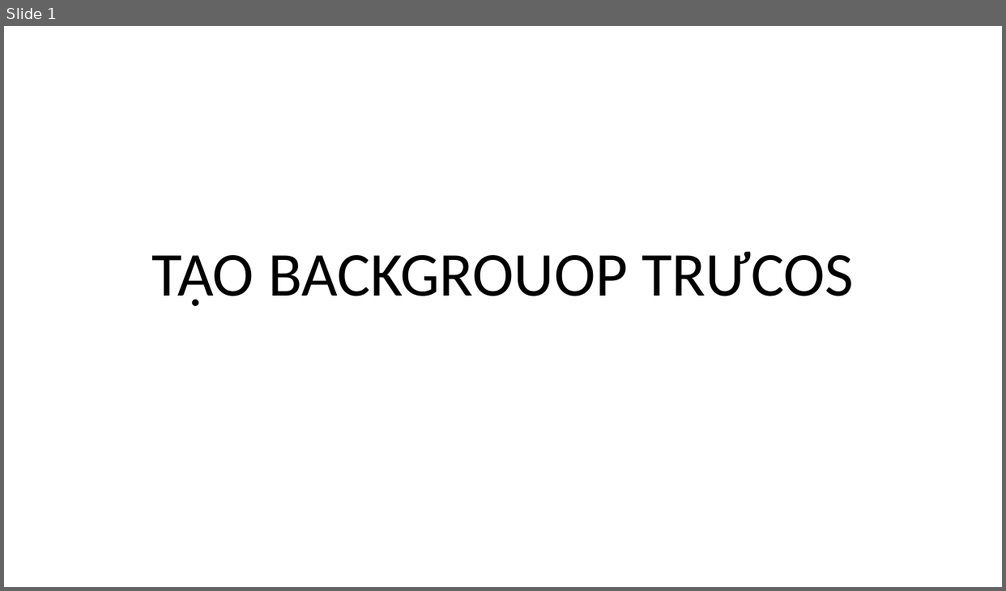
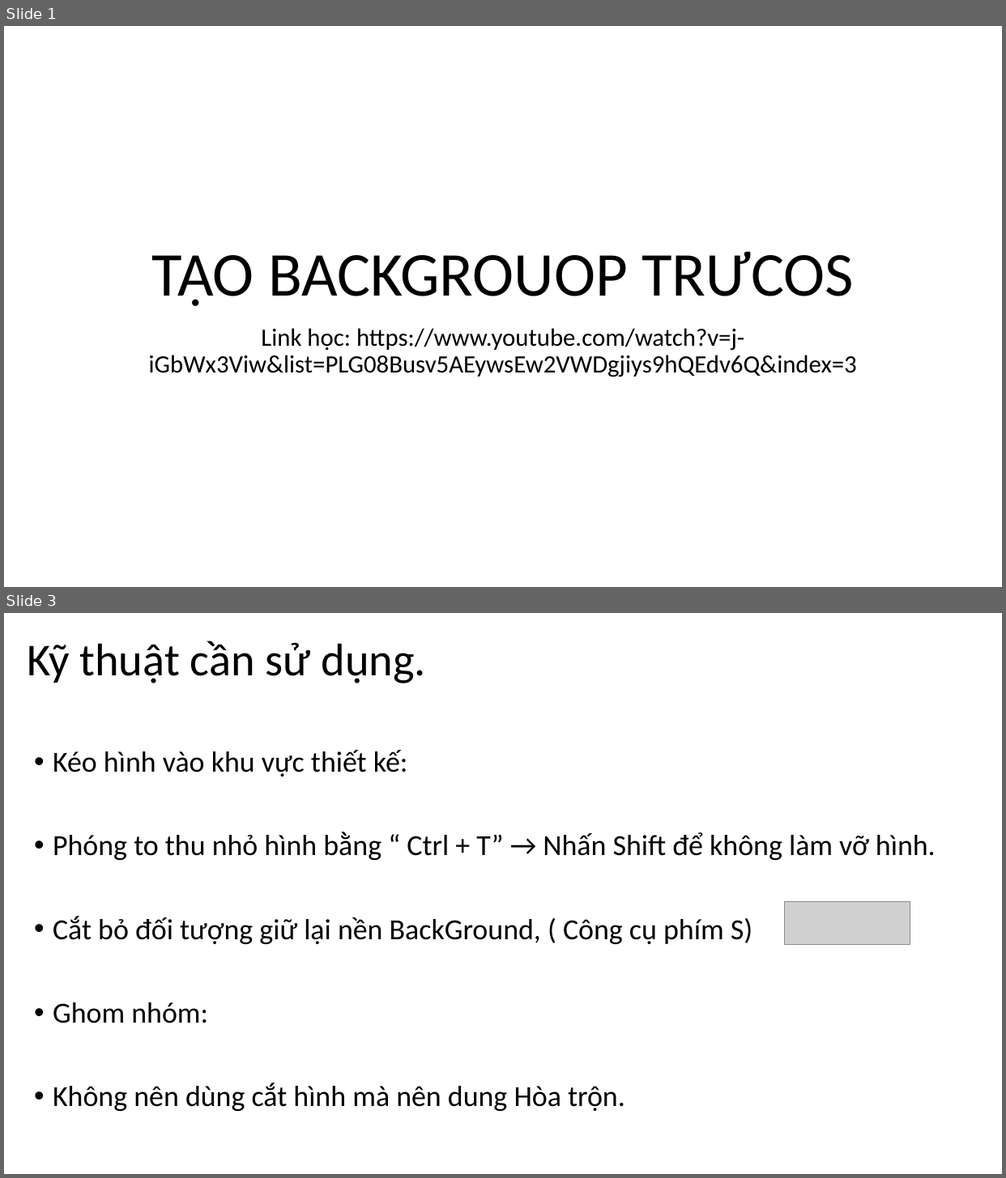
Before and after one commit to DangVanDoan05/photoshop, a slide deck: THIẾT KẾ BANNER.pptx. Shown one above the other, each under a label of ours: slide 1 before the commit, slides 1 and 3 after it; the slides between them are not shown. The pictures are 1006x591 and 1006x1178 pixels, drawn with LibreOffice and Linux fonts; fonts in the diff are those of the drawing; grey boxes stand for pictures. Boxes give left, top, right and bottom in pixels: in the first picture for what was removed or moved away, otherwise in the second. Text is boxed around its words. In the diff, an @@ line names an element or a change of style, - is before the commit and + after.

```diff
--- a/THIẾT KẾ BANNER.pptx
+++ b/THIẾT KẾ BANNER.pptx
@@ slide 3 added at [4,613,1002,1174], background #FFFFFF @@
@@ title added at [27,641,426,683], 44 pt, text #000000 @@
+Kỹ thuật cần sử dụng.
@@ text added at [53,750,936,1111], 28 pt, text #000000 @@
+• Kéo hình vào khu vực thiết kế:
+• Phóng to thu nhỏ hình bằng “ Ctrl + T” → Nhấn Shift để không làm vỡ hình.
+• Cắt bỏ đối tượng giữ lại nền BackGround, ( Công cụ phím S)
+• Ghom nhóm:
+• Không nên dùng cắt hình mà nên dung Hòa trộn.
@@ picture added at [785,901,910,944] @@
@@ slide 1 changed as well @@
@@ subtitle added at [149,328,857,378], 24 pt, text #000000 @@
+Link học: https://www.youtube.com/watch?v=j-iGbWx3Viw&list=PLG08Busv5AEywsEw2VWDgjiys9hQEdv6Q&index=3
```
Also in this commit, not shown: 2 other slides added, 2 slides removed, 4 other files.
